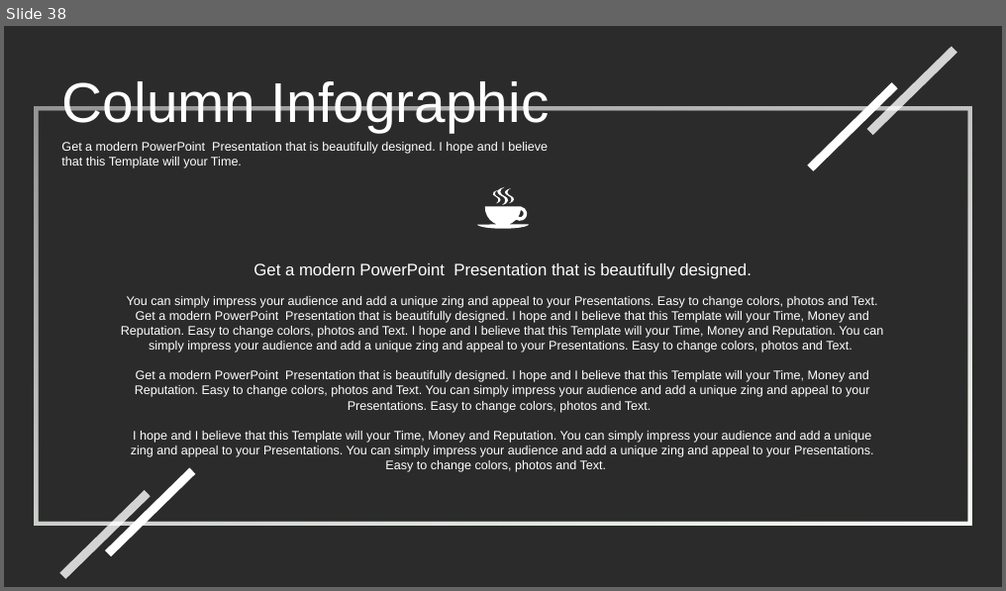
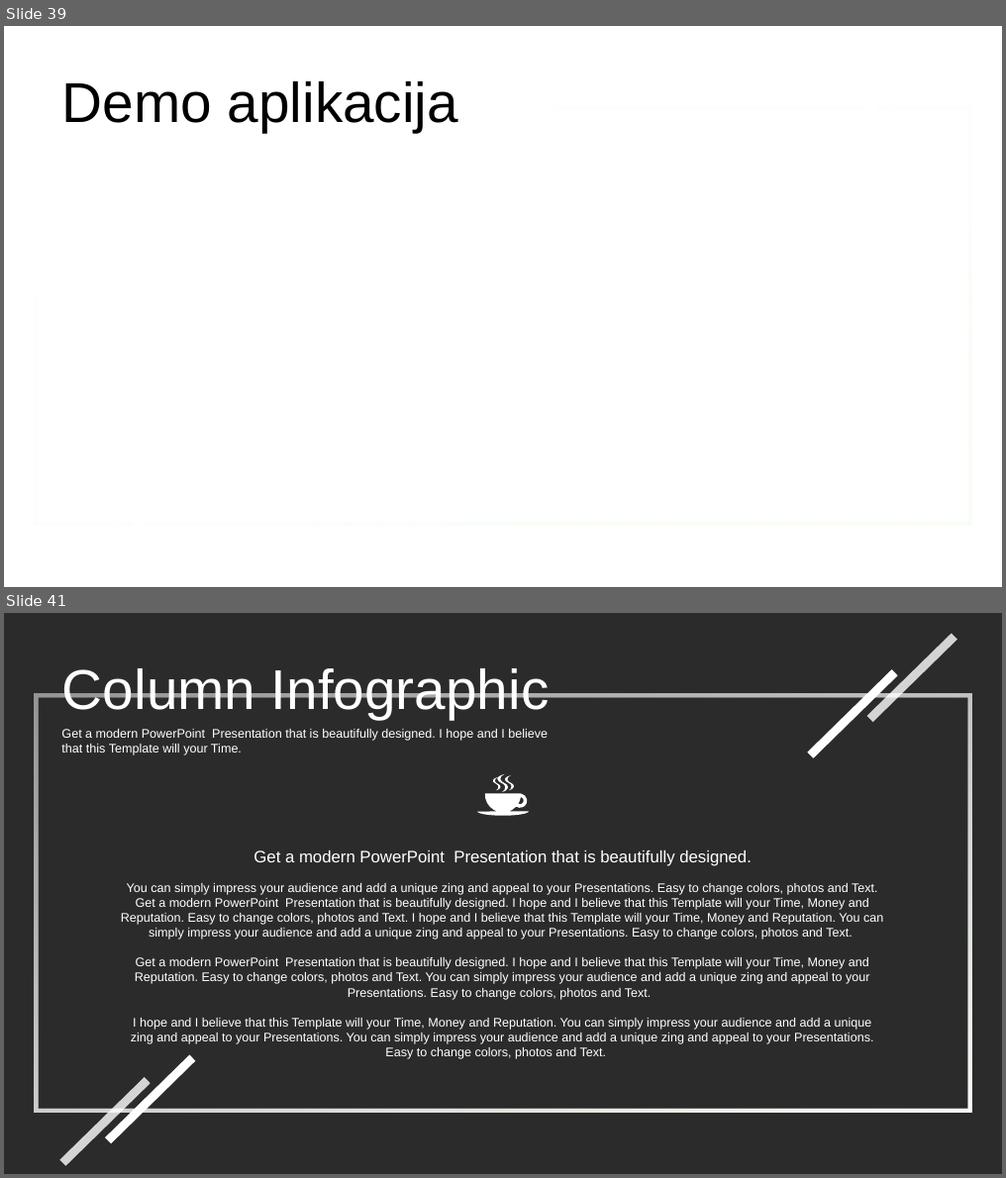
Before and after one commit to stefoverflow/NaperdnoSoftverskoInzenjerstvo, a slide deck: prezentacija.odp. Shown one above the other, each under a label of ours: slide 38 before the commit, slides 39 and 41 after it; the slides between them are not shown. The pictures are 1006x591 and 1006x1178 pixels, drawn with LibreOffice and Linux fonts; fonts in the diff are those of the drawing; background and template pictures are left out; a plain dark background stands for a picture behind light text. Boxes give left, top, right and bottom in pixels: in the first picture for what was removed or moved away, otherwise in the second. Text is boxed around its words. In the diff, an @@ line names an element or a change of style, - is before the commit and + after.

```diff
--- a/prezentacija.odp
+++ b/prezentacija.odp
@@ slide 39 added at (4, 26, 1002, 587), background picture (left out) @@
@@ rectangle added at (867, 46, 957, 135), fill #FFFFFF at 80% opacity @@
@@ text added at (62, 81, 458, 133), 54 pt, text #000000 @@
+Demo aplikacija
@@ rectangle added at (808, 82, 898, 172), fill #FFFFFF @@
@@ frame added at (34, 107, 973, 526), fill gradient #F8FDF6 to #FFFFFF @@
@@ freeform shape added at (477, 187, 529, 229), fill #FFFFFF @@
@@ rectangle added at (105, 469, 195, 557), fill #FFFFFF @@
@@ rectangle added at (59, 490, 150, 579), fill #FFFFFF at 80% opacity @@
@@ what was slide 38 is now slide 41 @@
```
Also in this commit, not shown: 42 slides changed, 2 other slides added, 1 other file.
